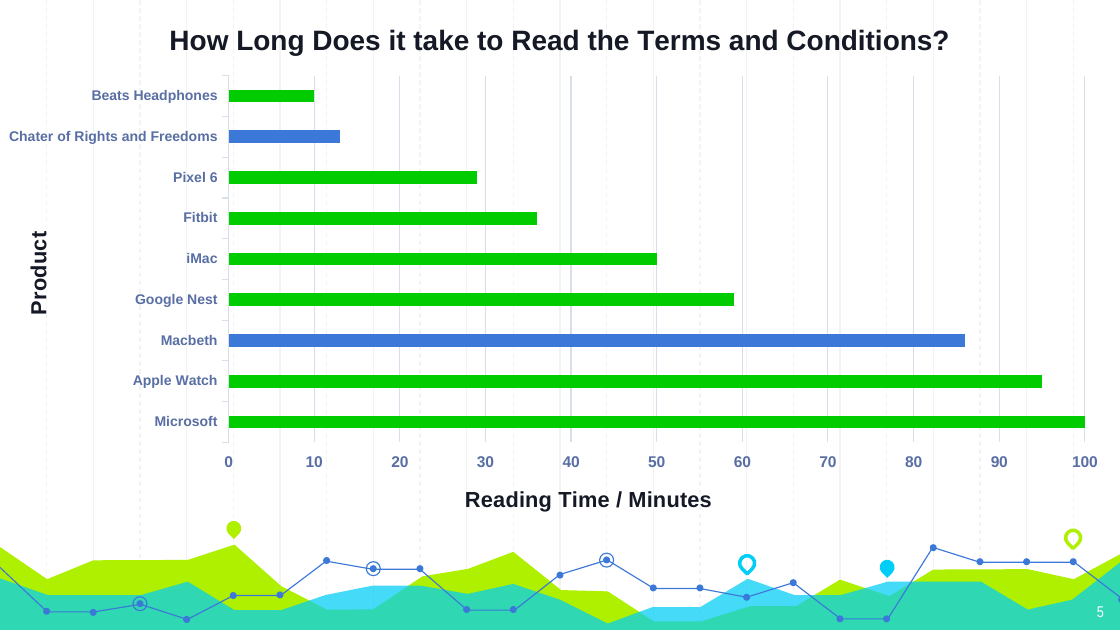
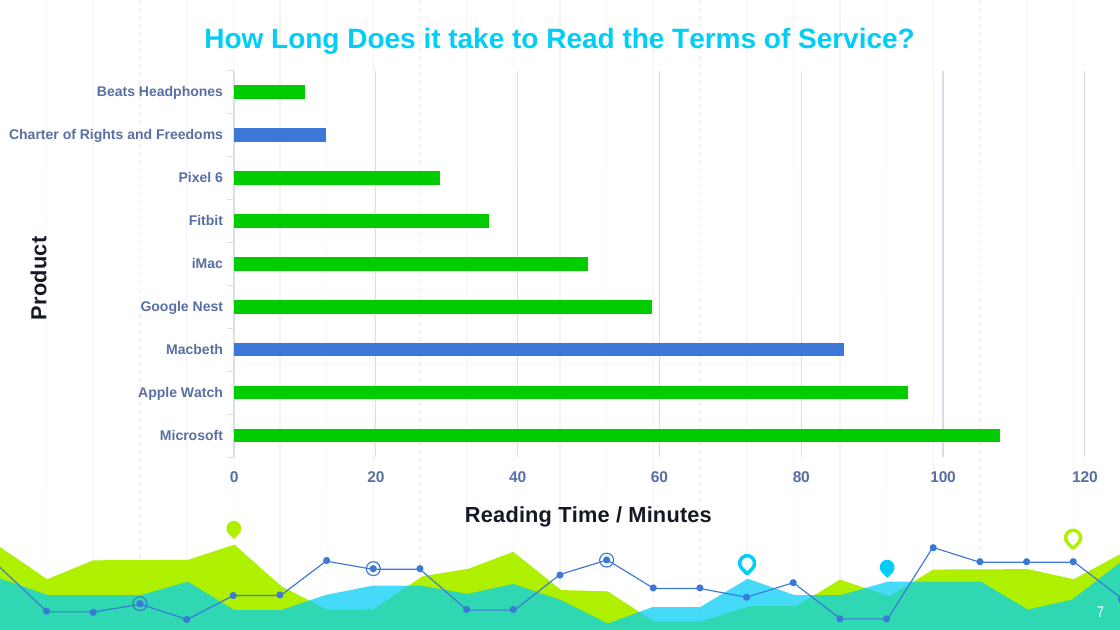
Before and after one commit to mishaalkandapath/moralcode, a slide deck: slide 7 of moralcode/Group1_Presentation.pptx (slide 5 before the commit). Drawn at 1120x630 pixels with LibreOffice and Linux fonts; fonts in the diff are those of the drawing. Boxes give left, top, right and bottom in pixels: in the first picture for what was removed or moved away, otherwise in the second. Text is boxed around its words. In the diff, an @@ line names an element or a change of style, - is before the commit and + after.

Commit message:
updated_slides with bib

```diff
--- a/moralcode/Group1_Presentation.pptx
+++ b/moralcode/Group1_Presentation.pptx
@@ bar chart at [0, 0, 1120, 551] @@
@@ title "How Long Does it take to Read the Terms and Conditions? " to "How Long Does it take to Read the Terms of Service? " @@
-categories: Microsoft, Apple Watch, Macbeth, Google Nest, iMac, Fitbit, Pixel 6, Chater of Rights and Freedoms, Beats Headphones
+categories: Microsoft, Apple Watch, Macbeth, Google Nest, iMac, Fitbit, Pixel 6, Charter of Rights and Freedoms, Beats Headphones
@@ value axis changed @@
@@ bar chart: place and size @@
-bar chart at [0, 0, 1120, 536]
+bar chart at [0, 0, 1120, 551]
@@ page number at [1097, 606, 1104, 617]: text changed @@
-5
+7
```
Also in this commit, not shown: 1 other slide changed, 13 slides added, 39 slides removed.
